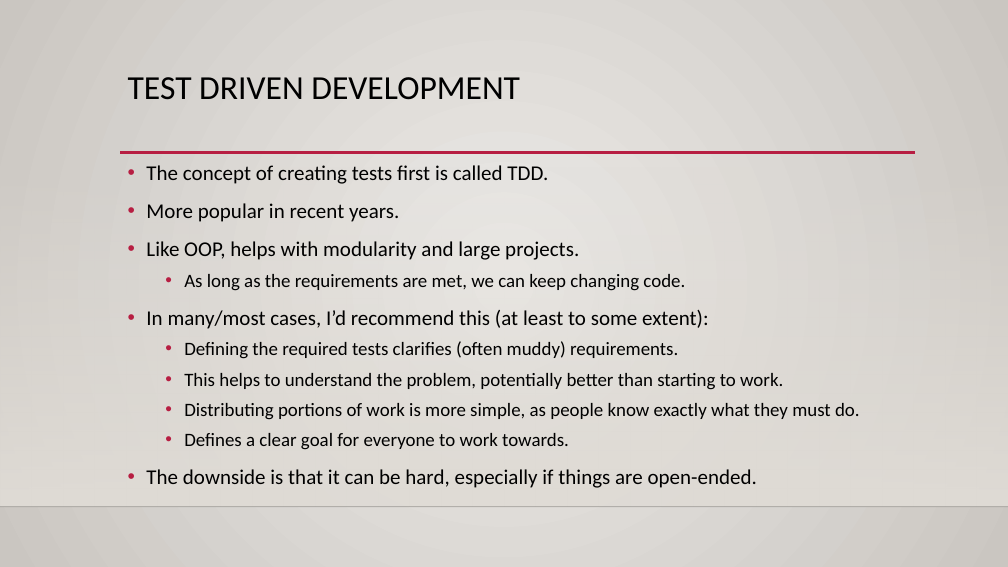
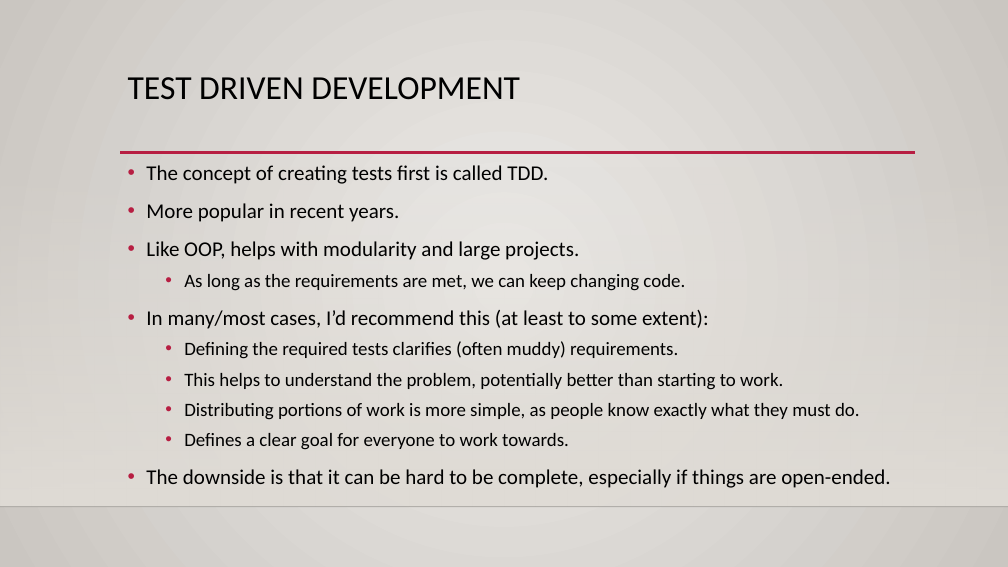
Before and after one commit to AkeemSemperDataScience/Programming_Basics_for_Machine_Learning_Students, a slide deck: slide 16 of reference_material/slides/012_algo_interface_errors.pptx (slide 14 before the commit). Drawn at 1008x567 pixels with LibreOffice and Linux fonts; fonts in the diff are those of the drawing; background and template pictures are left out. Boxes give left, top, right and bottom in pixels: in the first picture for what was removed or moved away, otherwise in the second. Text is boxed around its words. In the diff, an @@ line names an element or a change of style, - is before the commit and + after.

```diff
--- a/reference_material/slides/012_algo_interface_errors.pptx
+++ b/reference_material/slides/012_algo_interface_errors.pptx
@@ text at [146,469,890,488]: text changed @@
-• The downside is that it can be hard, especially if things are open-ended.
+• The downside is that it can be hard to be complete, especially if things are open-ended.
```
Also in this commit, not shown: 3 other slides changed, 2 slides added.
